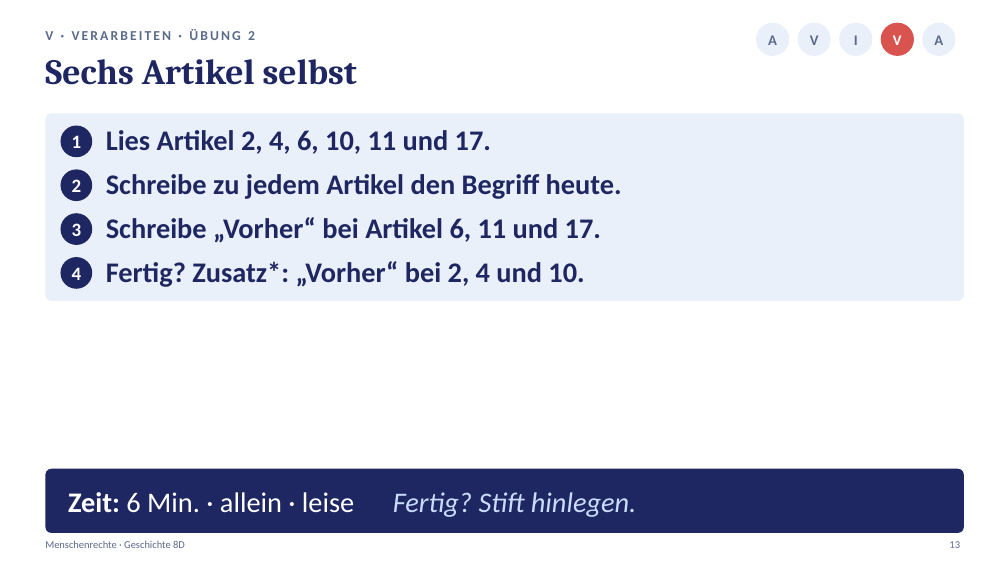
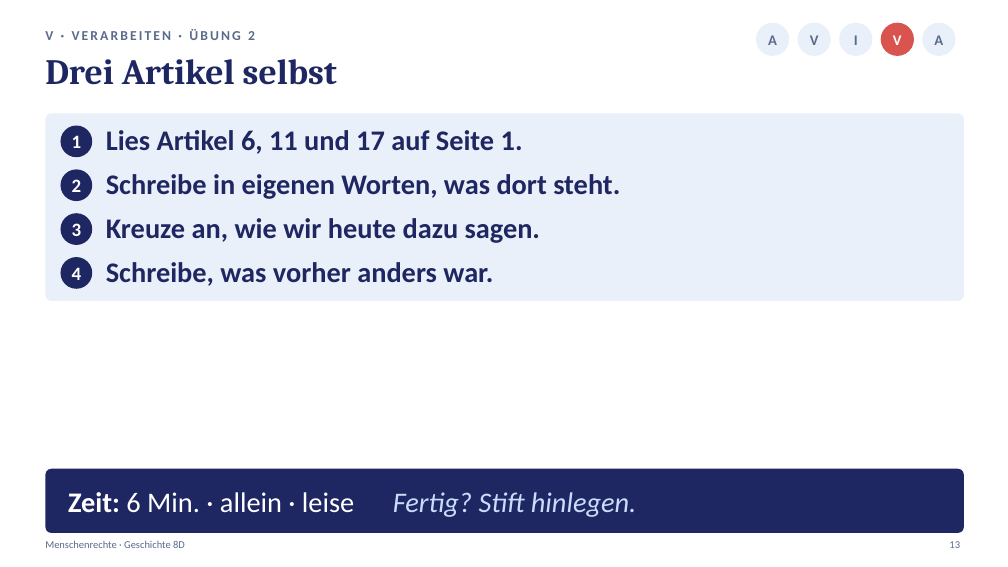
Before and after one commit to golzkonstantin-gif/Schule, a slide deck: slide 13 of Geschichte_8D/Stunde4_Menschenrechte/Praesentation_Stunde4_Menschenrechte_8D.pptx. Drawn at 1008x567 pixels with LibreOffice and Linux fonts; fonts in the diff are those of the drawing. Boxes give left, top, right and bottom in pixels: in the first picture for what was removed or moved away, otherwise in the second. Text is boxed around its words. In the diff, an @@ line names an element or a change of style, - is before the commit and + after.

```diff
--- a/Geschichte_8D/Stunde4_Menschenrechte/Praesentation_Stunde4_Menschenrechte_8D.pptx
+++ b/Geschichte_8D/Stunde4_Menschenrechte/Praesentation_Stunde4_Menschenrechte_8D.pptx
@@ text at box(45, 59, 337, 85): text changed @@
-Sechs Artikel selbst
+Drei Artikel selbst
@@ text at box(106, 130, 523, 154): text changed @@
-Lies Artikel 2, 4, 6, 10, 11 und 17.
+Lies Artikel 6, 11 und 17 auf Seite 1.
@@ text at box(106, 174, 620, 199): text changed @@
-Schreibe zu jedem Artikel den Begriff heute.
+Schreibe in eigenen Worten, was dort steht.
@@ text at box(106, 218, 540, 243): text changed @@
-Schreibe „Vorher“ bei Artikel 6, 11 und 17.
+Kreuze an, wie wir heute dazu sagen.
@@ text at box(106, 262, 493, 286): text changed @@
-Fertig? Zusatz*: „Vorher“ bei 2, 4 und 10.
+Schreibe, was vorher anders war.
```
Also in this commit, not shown: 4 other slides changed, 15 other files.
